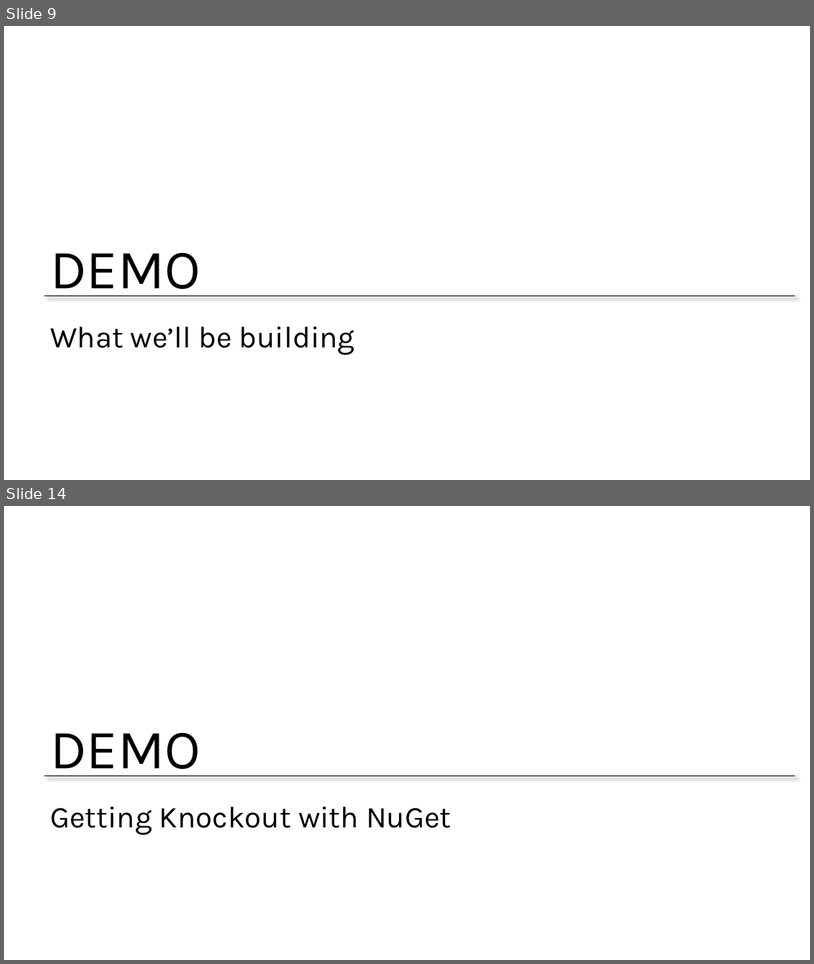
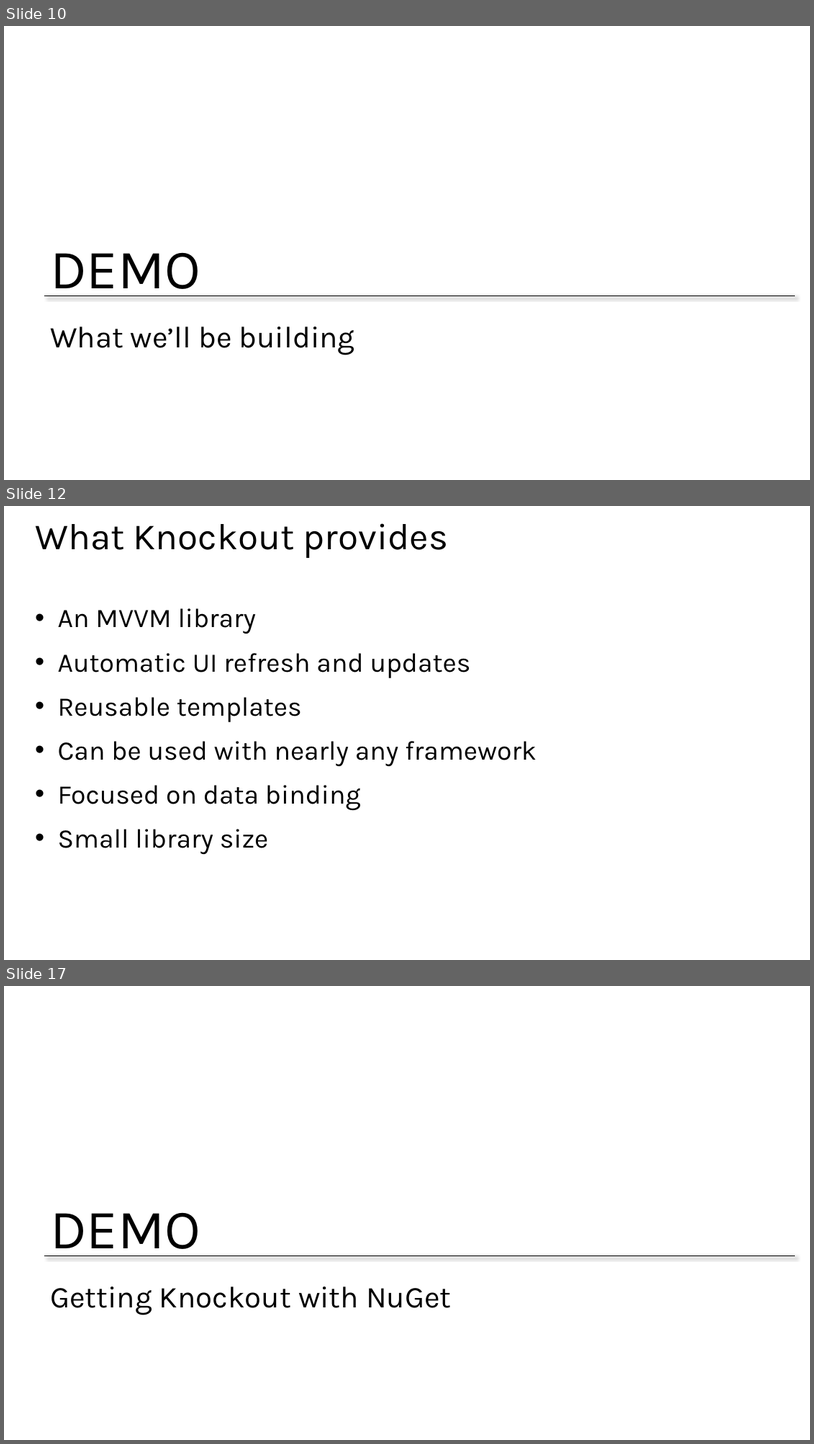
Before and after one commit to jongalloway/Knockout-MVA, a slide deck: Slides/1 - Introducing Knockout.pptx. Shown one above the other, each under a label of ours: slides 9 and 14 before the commit, slides 10, 12 and 17 after it; the slides between them are not shown. The pictures are 814x964 and 814x1444 pixels, drawn with LibreOffice and Linux fonts; fonts in the diff are those of the drawing; background and template pictures are left out. Boxes give left, top, right and bottom in pixels: in the first picture for what was removed or moved away, otherwise in the second. Text is boxed around its words. In the diff, an @@ line names an element or a change of style, - is before the commit and + after.

```diff
--- a/Slides/1 - Introducing Knockout.pptx
+++ b/Slides/1 - Introducing Knockout.pptx
@@ slide 12 added at <box>4,506,810,960</box>, background #FFFFFF @@
@@ title added at <box>35,523,448,558</box>, 44 pt, text #000000 @@
+What Knockout provides
@@ text added at <box>58,608,537,854</box>, 32 pt, text #000000 @@
+• An MVVM library
+• Automatic UI refresh and updates
+• Reusable templates
+• Can be used with nearly any framework
+• Focused on data binding
+• Small library size
@@ what was slide 9 is now slide 10 @@
@@ what was slide 14 is now slide 17 @@
```
Also in this commit, not shown: 2 slides changed, 8 other slides added, 4 slides removed, 1 other file.
